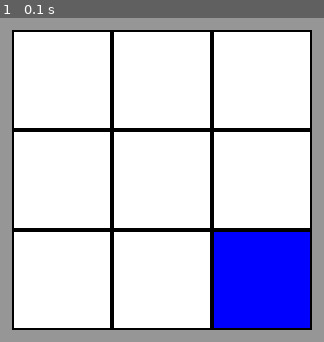
Above: before the commit, frame 1.
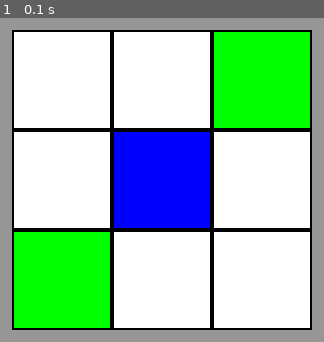
Above: after the commit, the same moment.

Repository: josh-reynolds/Python
Game: pygame game, started from pygame/nulltima/main.py
Same seed, same stepped clock (60 frames per second), same inputs: the game is played once before the commit and once after it.
Inputs:
- Up to frame 1 (0.1 s): no input

The runs differ from the first frame. In frame 1, 35% of the frame differs, in the area x 4-96%, y 4-96%.

Commit message:
Adding Grid.offset field

Diff:
--- a/pygame/nulltima/grid.py
+++ b/pygame/nulltima/grid.py
@@ -12,9 +12,11 @@
         self.cell_height = cell_height
         self.contents = [[BLACK for x in range(width)] for x in range(height)]
         self.world = world()
+        self.offset = (0,0)
 
     def __getitem__(self, coord):
-        return self.world.get_cell(coord[0], coord[1])
+        return self.world.get_cell(coord[0] + self.offset[0],
+                                   coord[1] + self.offset[1])
 
     def update(self):
         pass
@@ -26,7 +28,8 @@
                          y * self.cell_height + self.top,
                          self.cell_width,
                          self.cell_height)
-                pygame.draw.rect(screen, self.world.get_cell(x,y), coord)
+                color = self[x,y]
+                pygame.draw.rect(screen, color, coord)
                 pygame.draw.rect(screen, cell, coord, 1)
 
 
@@ -53,6 +56,17 @@
 
         self.assertEqual(g[2,2], terrains[1])
 
+    def test_coordinate_offset(self):
+        g = grid(3, 3, 10, 10, 6, 6)
+        g.world.contents = [[0, 0, 0, 0, 0],
+                            [0, 0, 0, 0, 0],
+                            [0, 0, 1, 0, 0],
+                            [0, 0, 0, 0, 0],
+                            [0, 0, 0, 0, 0]]
+        g.offset = (1,1)
+
+        self.assertEqual(g[1,1], terrains[1])
+
 # ---------------------------------------------------------------------------
 if __name__ == '__main__':
     unittest.main()
--- a/pygame/nulltima/main.py
+++ b/pygame/nulltima/main.py
@@ -5,10 +5,11 @@
 
 g = grid(3, 3, 60, 60, 50, 50)
 g.world.contents = [[1, 1, 1, 1, 1],
-                    [1, 1, 1, 1, 1],
+                    [1, 1, 1, 3, 1],
                     [1, 1, 4, 1, 1],
-                    [1, 1, 1, 1, 1],
+                    [1, 3, 1, 1, 1],
                     [1, 1, 1, 1, 1]]
+g.offset = (1,1)
 
 pygame.init()
 screen = pygame.display.set_mode(SIZE)
